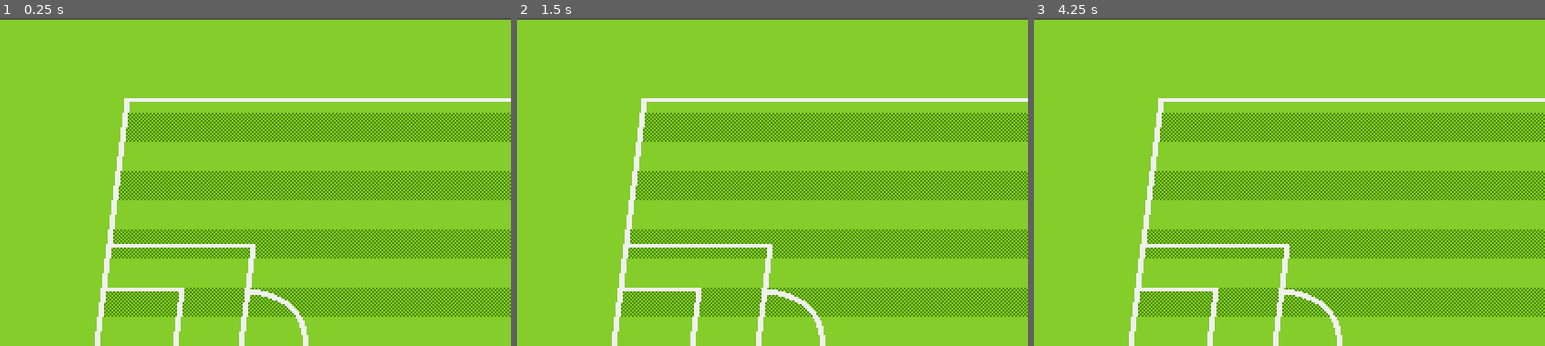
Above: before the commit, frames 1-3 (left to right).
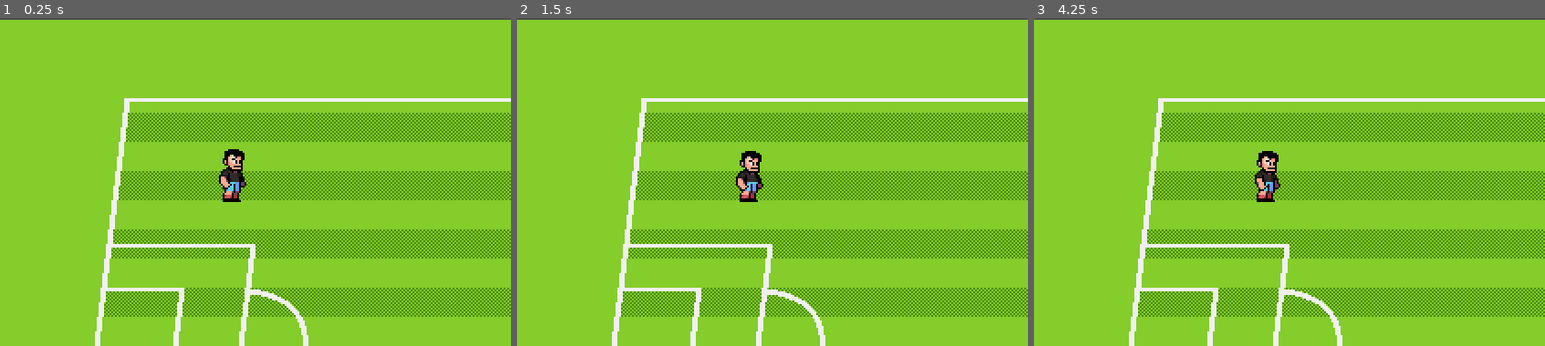
Above: after the commit, the same moments.

Repository: Mcrozier5609/super_soccer
Game: Godot game, scene res://scenes/world.tscn
Two runs of this game, one before a commit and one after it. Both use one fixed random seed, a clock stepped at 60 frames per second and the inputs below.
Inputs:
- Up to frame 1 (0.25 s): no input
- Up to frame 2 (1.5 s): no input
- Up to frame 3 (4.25 s): no input

The runs differ from the first frame. In frame 1, 0.6% of the frame differs, in the area x 42-49%, y 40-57%; in frame 2, 0.6%; in frame 3, 0.6%.

Commit message:
add player with idle animation

Diff:
--- /dev/null
+++ b/scenes/characters/player.tscn
@@ -0,0 +1,66 @@
+[gd_scene load_steps=6 format=3 uid="uid://db1633b0amn76"]
+
+[ext_resource type="Texture2D" uid="uid://bpus0n6n62r2f" path="res://assets/art/characters/soccer-player.png" id="1_rp718"]
+
+[sub_resource type="Animation" id="Animation_yewv4"]
+resource_name = "idle"
+length = 0.6
+loop_mode = 1
+step = 0.15
+tracks/0/type = "value"
+tracks/0/imported = false
+tracks/0/enabled = true
+tracks/0/path = NodePath("player_sprite:frame")
+tracks/0/interp = 1
+tracks/0/loop_wrap = true
+tracks/0/keys = {
+"times": PackedFloat32Array(0, 0.15, 0.3),
+"transitions": PackedFloat32Array(1, 1, 1),
+"update": 1,
+"values": [0, 1, 2]
+}
+
+[sub_resource type="Animation" id="Animation_76oj4"]
+length = 0.001
+tracks/0/type = "value"
+tracks/0/imported = false
+tracks/0/enabled = true
+tracks/0/path = NodePath("player_sprite:frame")
+tracks/0/interp = 1
+tracks/0/loop_wrap = true
+tracks/0/keys = {
+"times": PackedFloat32Array(0),
+"transitions": PackedFloat32Array(1),
+"update": 1,
+"values": [0]
+}
+
+[sub_resource type="AnimationLibrary" id="AnimationLibrary_dyp2m"]
+_data = {
+&"RESET": SubResource("Animation_76oj4"),
+&"idle": SubResource("Animation_yewv4")
+}
+
+[sub_resource type="CapsuleShape2D" id="CapsuleShape2D_rp718"]
+radius = 4.0
+height = 18.0
+
+[node name="player" type="CharacterBody2D"]
+
+[node name="player_sprite" type="Sprite2D" parent="."]
+texture = ExtResource("1_rp718")
+centered = false
+offset = Vector2(-16, -32)
+hframes = 6
+vframes = 13
+
+[node name="AnimationPlayer" type="AnimationPlayer" parent="."]
+libraries = {
+&"": SubResource("AnimationLibrary_dyp2m")
+}
+autoplay = "idle"
+
+[node name="CollisionShape2D" type="CollisionShape2D" parent="."]
+position = Vector2(0, -3)
+rotation = 1.5708
+shape = SubResource("CapsuleShape2D_rp718")
--- a/scenes/world.tscn
+++ b/scenes/world.tscn
@@ -1,8 +1,9 @@
-[gd_scene load_steps=4 format=3 uid="uid://df5he65usp1u7"]
+[gd_scene load_steps=5 format=3 uid="uid://df5he65usp1u7"]
 
 [ext_resource type="Texture2D" uid="uid://brpje0f1k028s" path="res://assets/art/backgrounds/pitch-background.png" id="1_4wyf3"]
 [ext_resource type="Texture2D" uid="uid://i6chc8762mtg" path="res://assets/art/backgrounds/pitch-pattern.png" id="2_k0juu"]
 [ext_resource type="Texture2D" uid="uid://8a8gxas4rhpy" path="res://assets/art/backgrounds/pitch-lines.png" id="3_71j4m"]
+[ext_resource type="PackedScene" uid="uid://db1633b0amn76" path="res://scenes/characters/player.tscn" id="4_k0juu"]
 
 [node name="World" type="Node2D"]
 
@@ -23,3 +24,6 @@
 modulate = Color(0.941176, 0.941176, 0.941176, 1)
 texture = ExtResource("3_71j4m")
 centered = false
+
+[node name="player" parent="." instance=ExtResource("4_k0juu")]
+position = Vector2(128, 101)
